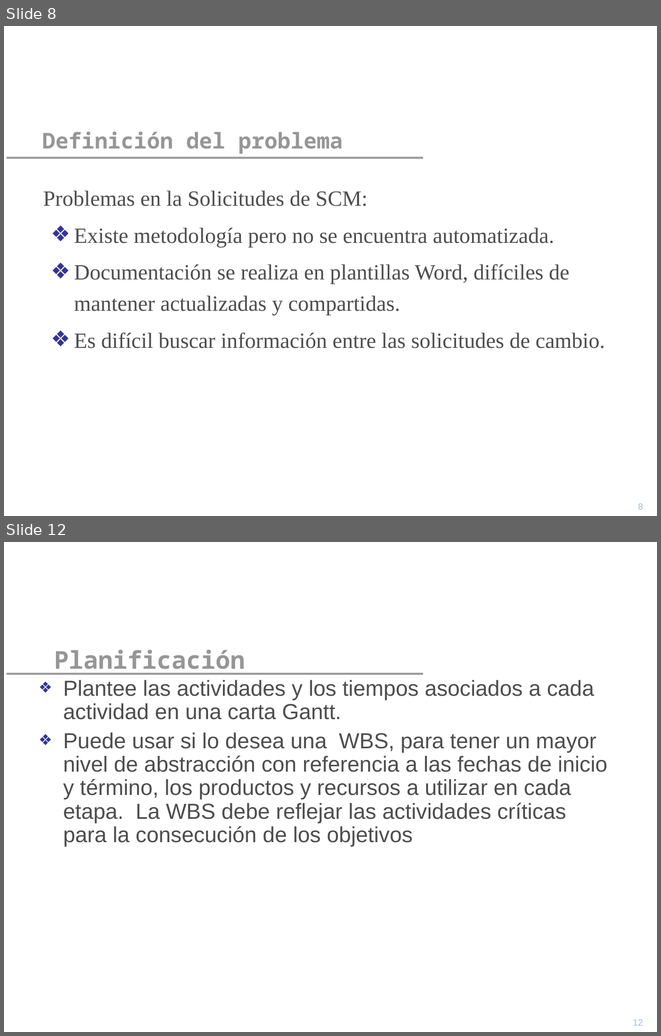
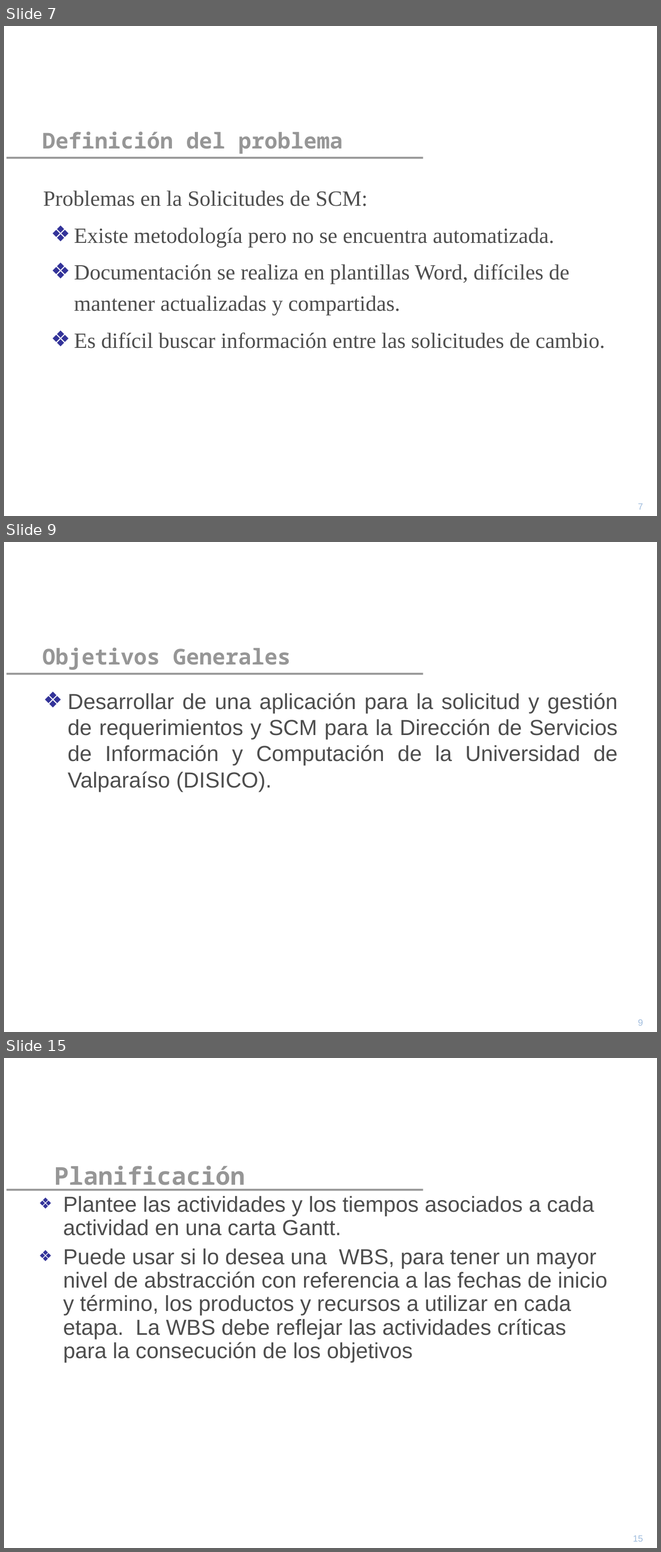
Before and after one commit to yano2h/TESIS, a slide deck: Informes/Propuesta/Precentacion_Propuesta.ppt. Shown one above the other, each under a label of ours: slides 8 and 12 before the commit, slides 7, 9 and 15 after it; the slides between them are not shown. The pictures are 661x1036 and 661x1552 pixels, drawn with LibreOffice and Linux fonts; fonts in the diff are those of the drawing; background and template pictures are left out. Boxes give left, top, right and bottom in pixels: in the first picture for what was removed or moved away, otherwise in the second. Text is boxed around its words. In the diff, an @@ line names an element or a change of style, - is before the commit and + after.

```diff
--- a/Informes/Propuesta/Precentacion_Propuesta.ppt
+++ b/Informes/Propuesta/Precentacion_Propuesta.ppt
@@ slide 9 added at <box>4,542,657,1032</box>, background picture (left out); not listed: 1 template element that a slide beside it also shows @@
@@ title added at <box>42,647,291,670</box>, 24 pt, text #969696, bold @@
+Objetivos Generales
@@ text added at <box>68,693,618,792</box>, 24 pt, text #4D4D4D @@
+❖ Desarrollar de una aplicación para la solicitud y gestión de requerimientos y SCM para la Dirección de Servicios de Información y Computación de la Universidad de Valparaíso (DISICO).
@@ page number added at <box>638,1019,643,1025</box>, 10 pt, text #9FBCDD @@
+9
@@ what was slide 8 is now slide 7 @@
@@ page number at <box>638,503,643,509</box>: text changed @@
-8
+7
@@ what was slide 12 is now slide 15 @@
@@ page number at <box>633,1535,643,1541</box>: text changed @@
-12
+15
```
Also in this commit, not shown: 1 slide changed, 7 other slides added, 5 slides removed.
